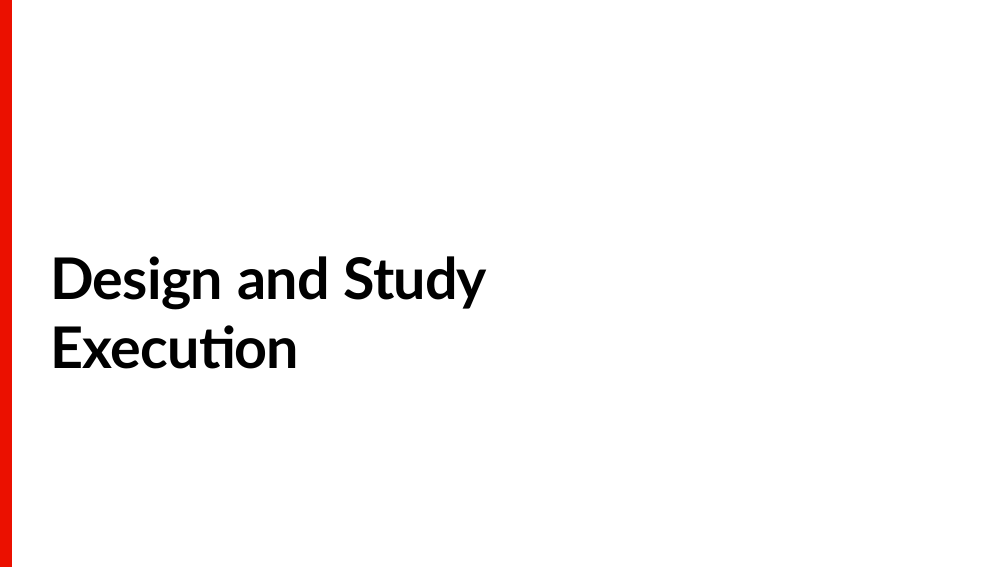
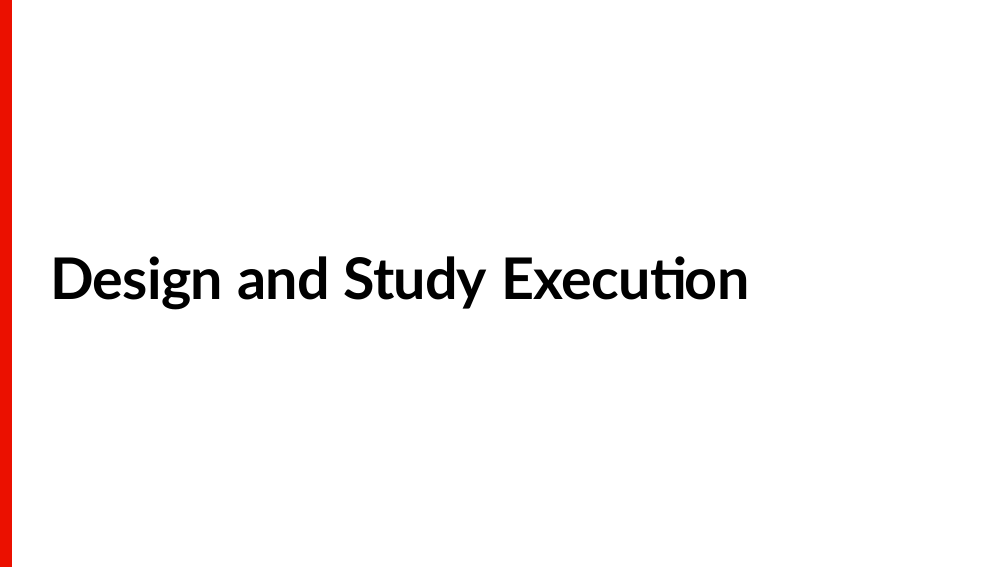
Before and after one commit to mandicai/rehearsal_mvp_kg, a slide deck: slide 7 of presentation-examples/election/Designing Election Dashboards Trust.pptx. Drawn at 1008x567 pixels with LibreOffice and Linux fonts; fonts in the diff are those of the drawing. Boxes give left, top, right and bottom in pixels: in the first picture for what was removed or moved away, otherwise in the second. Text is boxed around its words. In the diff, an @@ line names an element or a change of style, - is before the commit and + after.

```diff
--- a/presentation-examples/election/Designing Election Dashboards Trust.pptx
+++ b/presentation-examples/election/Designing Election Dashboards Trust.pptx
@@ title "Design and Study Execution" rewrapped from [50,256,488,369] to [50,256,749,310] @@
```
Also in this commit, not shown: 13 other slides changed, 13 other files.
